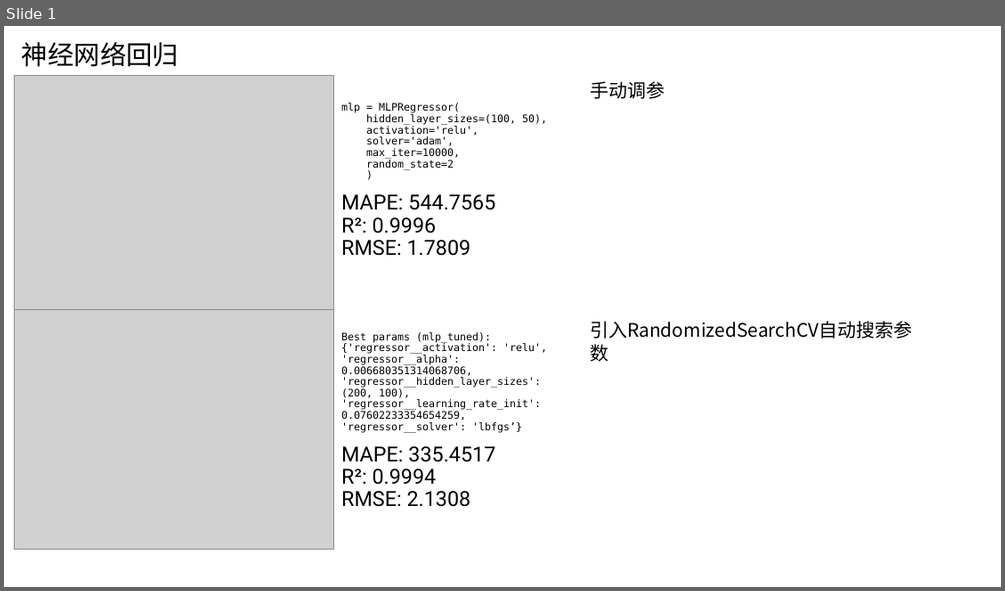
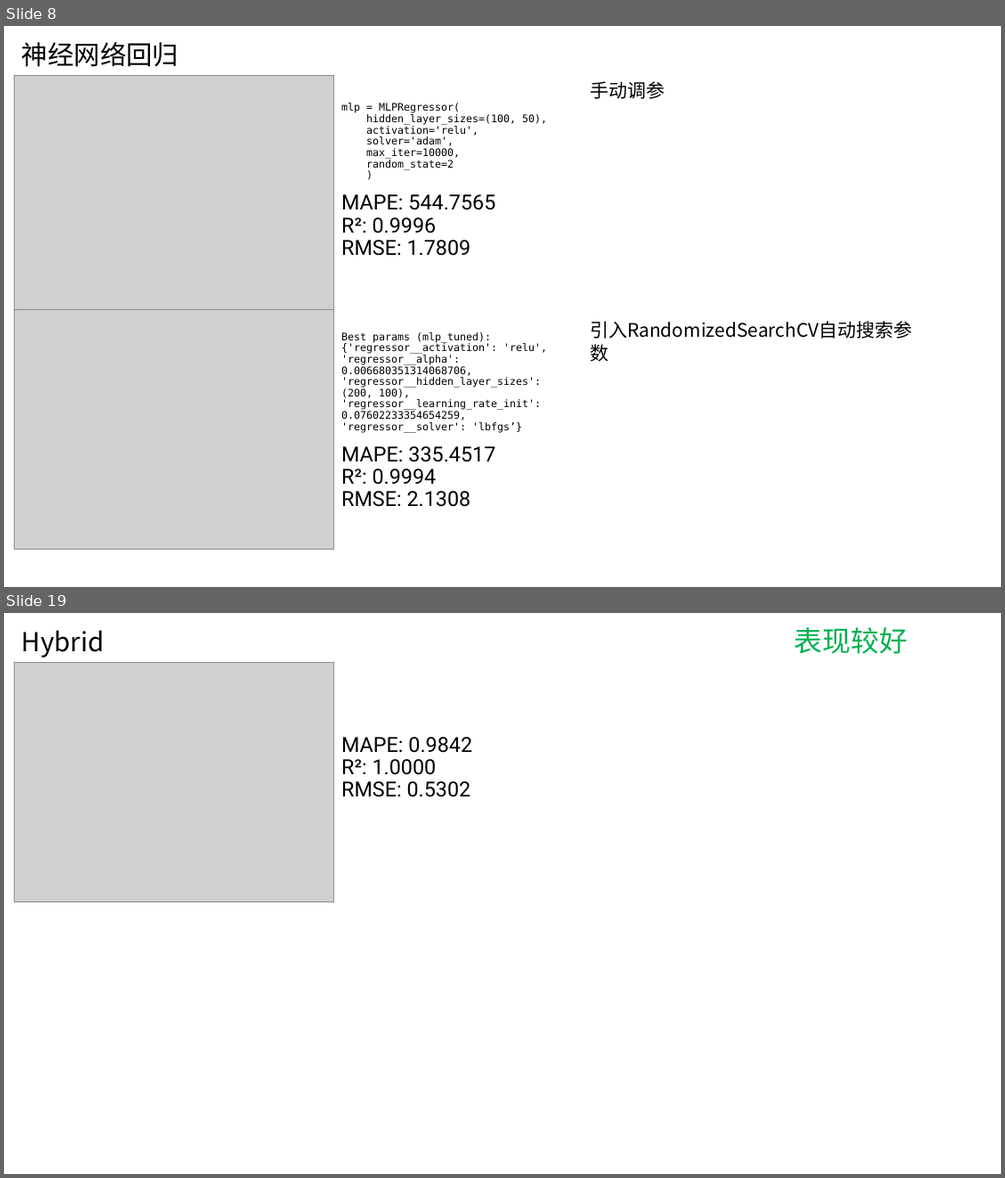
Before and after one commit to AE-26710/Time-Prediction, a slide deck: R5.pptx. Shown one above the other, each under a label of ours: slide 1 before the commit, slides 8 and 19 after it; the slides between them are not shown. The pictures are 1005x591 and 1005x1178 pixels, drawn with LibreOffice and Linux fonts; fonts in the diff are those of the drawing; grey boxes stand for pictures. Boxes give left, top, right and bottom in pixels: in the first picture for what was removed or moved away, otherwise in the second. Text is boxed around its words. In the diff, an @@ line names an element or a change of style, - is before the commit and + after.

```diff
--- a/R5.pptx
+++ b/R5.pptx
@@ slide 19 added at [4,613,1001,1174], background #FFFFFF @@
@@ title added at [22,630,105,657], 25.2 pt, text #000000 @@
+Hybrid
@@ text added at [794,627,907,654], 27.3 pt, text #00B050 @@
+表现较好
@@ picture added at [15,662,334,902] @@
@@ text added at [341,737,472,797], 20 pt, text #000000 @@
+MAPE: 0.9842
+R²: 1.0000
+RMSE: 0.5302
@@ what was slide 1 is now slide 8 @@
```
Also in this commit, not shown: 9 slides changed, 6 other slides added, 12 other files.
